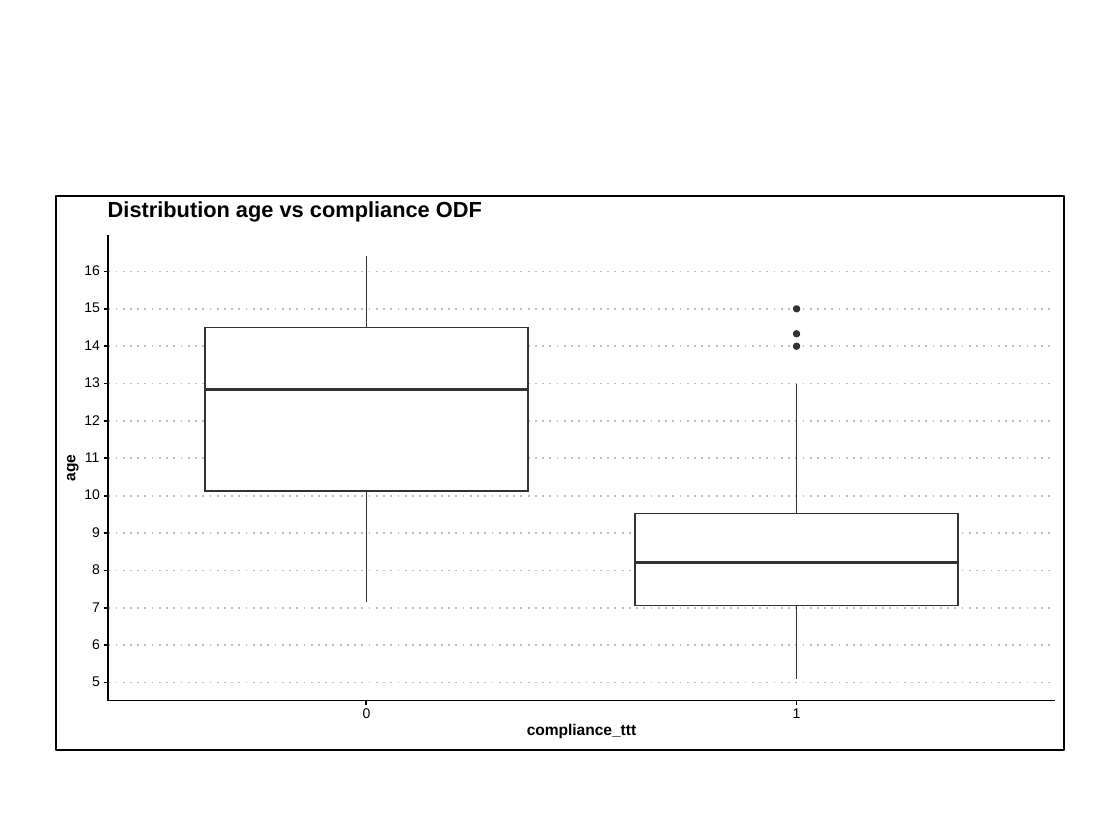
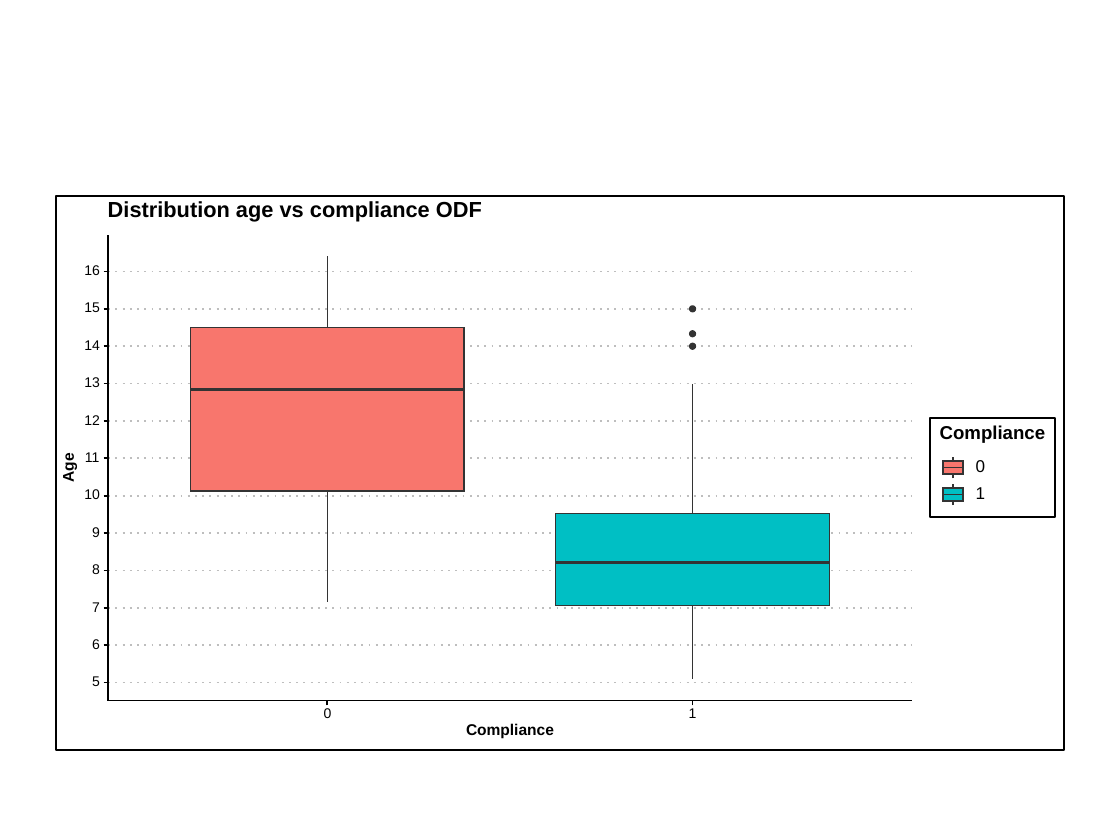
Before and after one commit to FrancescoMonti-source/theses_internes, a slide deck: slide 1 of jenny_CMF/graphs/Boxplot age vs compliance ODF.pptx. Drawn at 1120x840 pixels with LibreOffice and Linux fonts; fonts in the diff are those of the drawing. Boxes give left, top, right and bottom in pixels: in the first picture for what was removed or moved away, otherwise in the second. Text is boxed around its words. In the diff, an @@ line names an element or a change of style, - is before the commit and + after.

```diff
--- a/jenny_CMF/graphs/Boxplot age vs compliance ODF.pptx
+++ b/jenny_CMF/graphs/Boxplot age vs compliance ODF.pptx
@@ freeform shape: place and size @@
-freeform shape at <box>109,271,1055,271</box>
+freeform shape at <box>109,271,912,271</box>
@@ freeform shape: place and size @@
-freeform shape at <box>109,309,1055,309</box>
+freeform shape at <box>109,309,912,309</box>
@@ freeform shape: place and size @@
-freeform shape at <box>205,327,528,491</box>
+freeform shape at <box>190,327,465,491</box>
@@ freeform shape at <box>190,327,465,491</box>: fill #FFFFFF to #F8766D @@
@@ freeform shape: place and size @@
-freeform shape at <box>109,346,1055,346</box>
+freeform shape at <box>109,346,912,346</box>
@@ freeform shape: place and size @@
-freeform shape at <box>109,384,1055,384</box>
+freeform shape at <box>109,384,912,384</box>
@@ freeform shape: place and size @@
-freeform shape at <box>205,390,528,390</box>
+freeform shape at <box>190,390,465,390</box>
@@ freeform shape: place and size @@
-freeform shape at <box>109,421,1055,421</box>
+freeform shape at <box>109,421,912,421</box>
@@ text at <box>60,455,77,482</box>: text changed @@
-age
+Age
@@ freeform shape: place and size @@
-freeform shape at <box>109,458,1055,458</box>
+freeform shape at <box>109,458,912,458</box>
@@ freeform shape: place and size @@
-freeform shape at <box>109,496,1055,496</box>
+freeform shape at <box>109,496,912,496</box>
@@ group added at <box>931,418,1055,516</box>: 6 freeform shapes, 5 rectangles, 3 texts @@
+Compliance
+0
+1
@@ freeform shape: place and size @@
-freeform shape at <box>109,533,1055,533</box>
+freeform shape at <box>109,533,912,533</box>
@@ freeform shape: place and size @@
-freeform shape at <box>635,514,958,606</box>
+freeform shape at <box>556,514,830,606</box>
@@ freeform shape at <box>556,514,830,606</box>: fill #FFFFFF to #00BFC4 @@
@@ freeform shape: place and size @@
-freeform shape at <box>635,562,958,562</box>
+freeform shape at <box>556,562,830,562</box>
@@ freeform shape: place and size @@
-freeform shape at <box>109,570,1055,570</box>
+freeform shape at <box>109,570,912,570</box>
@@ freeform shape: place and size @@
-freeform shape at <box>109,608,1055,608</box>
+freeform shape at <box>109,608,912,608</box>
@@ freeform shape: place and size @@
-freeform shape at <box>109,645,1055,645</box>
+freeform shape at <box>109,645,912,645</box>
@@ freeform shape: place and size @@
-freeform shape at <box>109,682,1055,682</box>
+freeform shape at <box>109,682,912,682</box>
@@ freeform shape: place and size @@
-freeform shape at <box>109,701,1055,701</box>
+freeform shape at <box>109,701,912,701</box>
@@ 3 freeform shapes, 1 text: place and size @@
-3 freeform shapes, 1 text at <box>363,256,371,718</box>
+3 freeform shapes, 1 text at <box>324,256,332,718</box>
@@ 3 ellipses, 3 freeform shapes, 1 text: place and size @@
-3 ellipses, 3 freeform shapes, 1 text at <box>793,306,801,718</box>
+3 ellipses, 3 freeform shapes, 1 text at <box>689,306,697,718</box>
@@ text at <box>466,723,554,738</box>: text changed @@
-compliance_ttt
+Compliance
```
Also in this commit, not shown: 17 other files.
